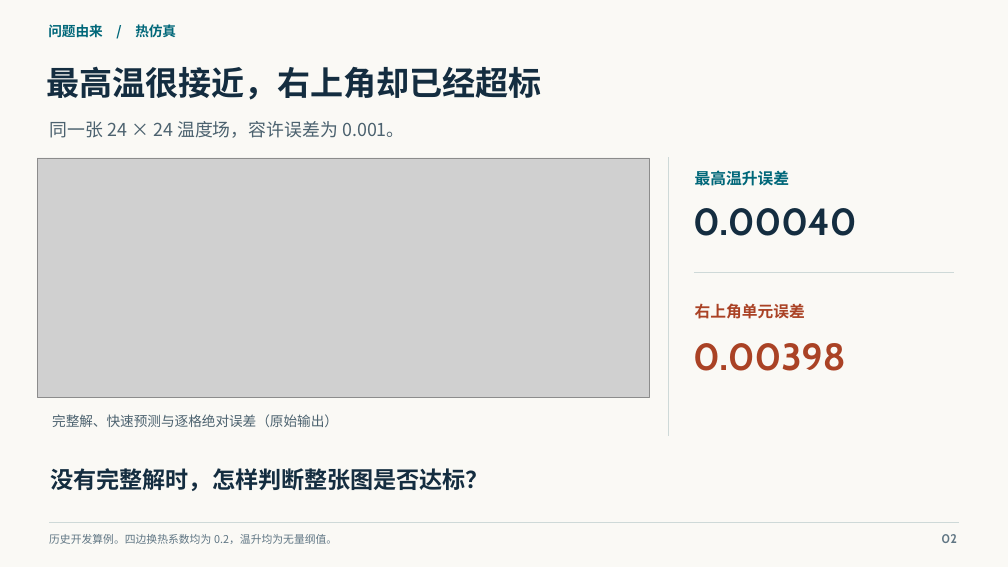
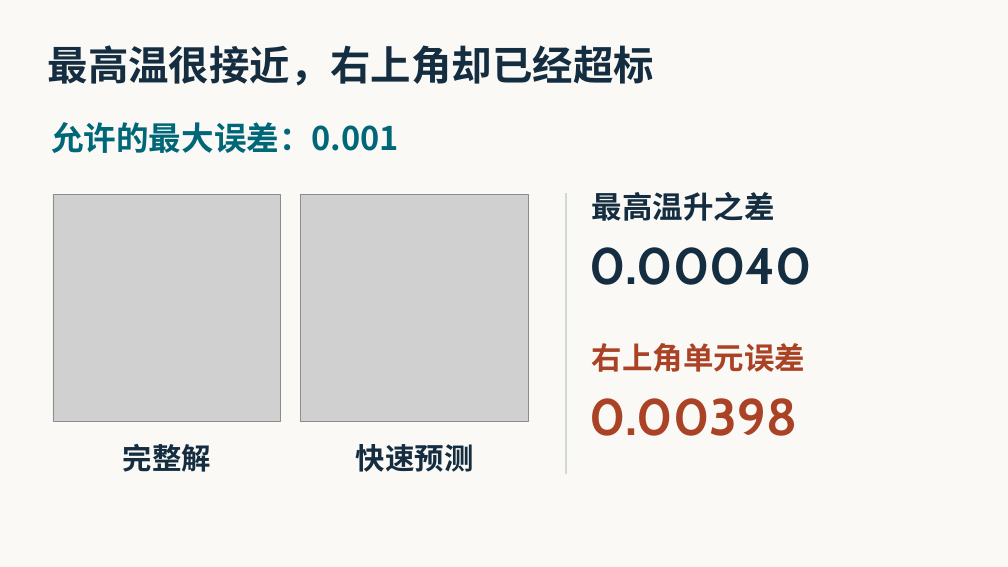
Before and after one commit to orgyuanbao/MoonshineThermalLab, a slide deck: slide 2 of MoonshineThermalLab/classroom/Moonshine热仿真课堂汇报.pptx. Drawn at 1008x567 pixels with LibreOffice and Linux fonts; fonts in the diff are those of the drawing; grey boxes stand for pictures. Boxes give left, top, right and bottom in pixels: in the first picture for what was removed or moved away, otherwise in the second. Text is boxed around its words. In the diff, an @@ line names an element or a change of style, - is before the commit and + after.

```diff
--- a/MoonshineThermalLab/classroom/Moonshine热仿真课堂汇报.pptx
+++ b/MoonshineThermalLab/classroom/Moonshine热仿真课堂汇报.pptx
@@ text removed at (48, 24, 176, 37) @@
-问题由来 / 热仿真
@@ text "最高温很接近，右上角却已经超标": place and size @@
-text "最高温很接近，右上角却已经超标" at (46, 66, 541, 100)
+text "最高温很接近，右上角却已经超标" at (48, 45, 654, 86)
@@ text "最高温很接近，右上角却已经超标" at (48, 45, 654, 86): size 31.5 to 38.5 pt @@
@@ text at (51, 122, 398, 153): text changed; size 17 to 31 pt; text colour #4C626F to #006779; bold on @@
-同一张 24 × 24 温度场，容许误差为 0.001。
+允许的最大误差：0.001
@@ line removed from (668, 157) to (668, 436) @@
@@ picture added at (53, 194, 281, 422) @@
@@ picture: place and size @@
-picture at (37, 158, 650, 397)
+picture at (301, 194, 529, 422)
@@ line added from (566, 193) to (566, 474), #CED9D8 1.5 pt @@
@@ text at (592, 192, 775, 221): text changed; size 15 to 29 pt; text colour #006779 to #142D40 @@
-最高温升误差
+最高温升之差
@@ text "0.00040" at (590, 247, 812, 285): size 36 to 49 pt @@
@@ text "0.00040": place and size @@
-text "0.00040" at (693, 208, 856, 236)
+text "0.00040" at (590, 247, 812, 285)
@@ line removed from (694, 272) to (954, 272) @@
@@ text "右上角单元误差": place and size @@
-text "右上角单元误差" at (695, 303, 805, 319)
+text "右上角单元误差" at (592, 343, 805, 372)
@@ text "右上角单元误差" at (592, 343, 805, 372): size 15 to 29 pt @@
@@ text "0.00398": place and size @@
-text "0.00398" at (693, 343, 845, 371)
+text "0.00398" at (590, 398, 797, 436)
@@ text "0.00398" at (590, 398, 797, 436): size 36 to 49 pt @@
@@ text removed at (52, 414, 338, 427) @@
-完整解、快速预测与逐格绝对误差（原始输出）
@@ text added at (123, 444, 211, 472), 28 pt, text #142D40, bold @@
+完整解
@@ text added at (356, 444, 473, 472), 28 pt, text #142D40, bold @@
+快速预测
@@ text removed at (51, 468, 489, 491) @@
-没有完整解时，怎样判断整张图是否达标？
@@ line removed from (49, 523) to (959, 523) @@
@@ text removed at (49, 534, 337, 544) @@
-历史开发算例。四边换热系数均为 0.2，温升均为无量纲值。
@@ text removed at (941, 534, 957, 543) @@
-02
```
Also in this commit, not shown: 17 other slides changed.
